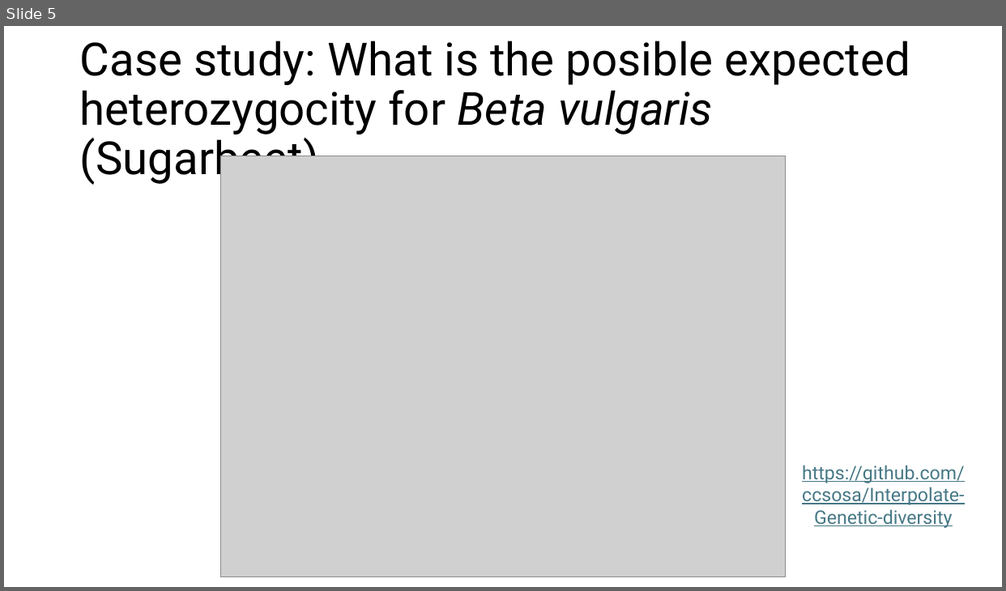
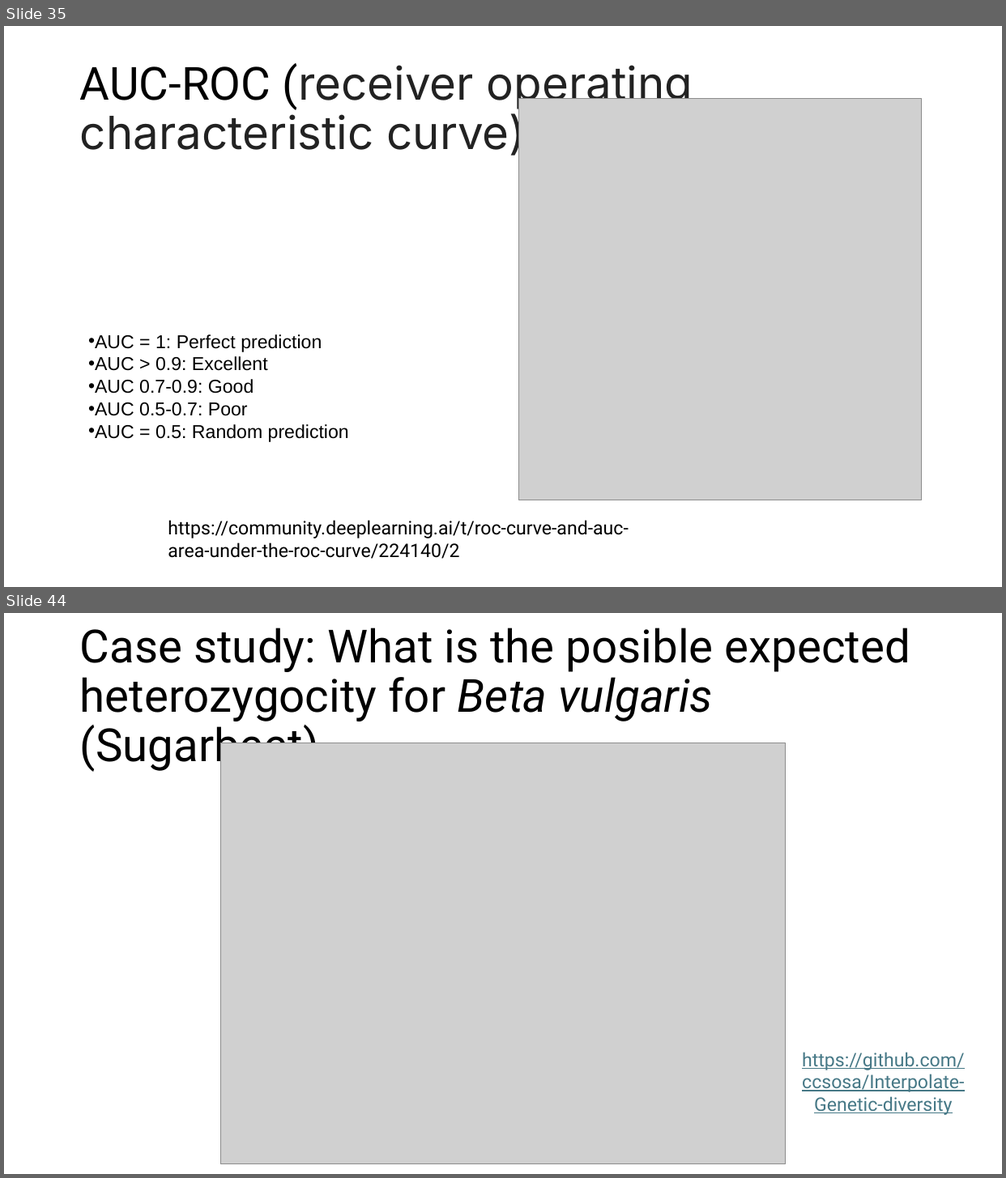
Before and after one commit to ccsosa/SDM_2026_2, a slide deck: 003_Machine_learning_R/Introduction to machine learning in R!.pptx. Shown one above the other, each under a label of ours: slide 5 before the commit, slides 35 and 44 after it; the slides between them are not shown. The pictures are 1006x591 and 1006x1178 pixels, drawn with LibreOffice and Linux fonts; fonts in the diff are those of the drawing; grey boxes stand for pictures. Boxes give left, top, right and bottom in pixels: in the first picture for what was removed or moved away, otherwise in the second. Text is boxed around its words. In the diff, an @@ line names an element or a change of style, - is before the commit and + after.

```diff
--- a/003_Machine_learning_R/Introduction to machine learning in R!.pptx
+++ b/003_Machine_learning_R/Introduction to machine learning in R!.pptx
@@ slide 35 added at [4,26,1002,587], background #FFFFFF @@
@@ title added at [80,63,692,159], 44 pt, text #222222 @@
+AUC-ROC (receiver operating characteristic curve)
@@ picture added at [519,99,921,501] @@
@@ text added at [88,335,349,442], 18 pt, text #000000 @@
+• AUC = 1: Perfect prediction
+• AUC > 0.9: Excellent
+• AUC 0.7-0.9: Good
+• AUC 0.5-0.7: Poor
+• AUC = 0.5: Random prediction
@@ text added at [168,520,629,559], 18 pt, text #000000 @@
+https://community.deeplearning.ai/t/roc-curve-and-auc-area-under-the-roc-curve/224140/2
@@ what was slide 5 is now slide 44 @@
```
Also in this commit, not shown: 44 other slides added, 7 slides removed, 26 other files.
